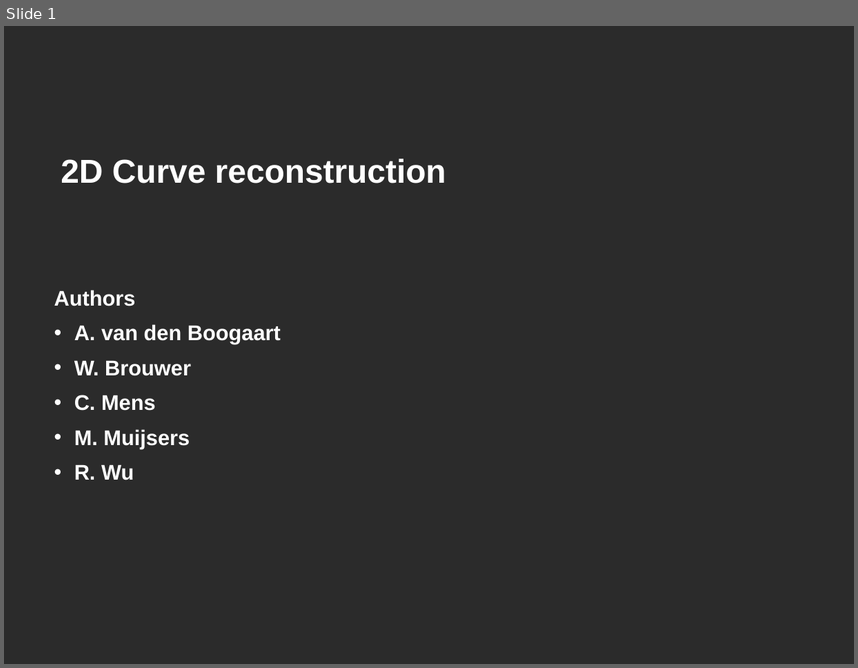
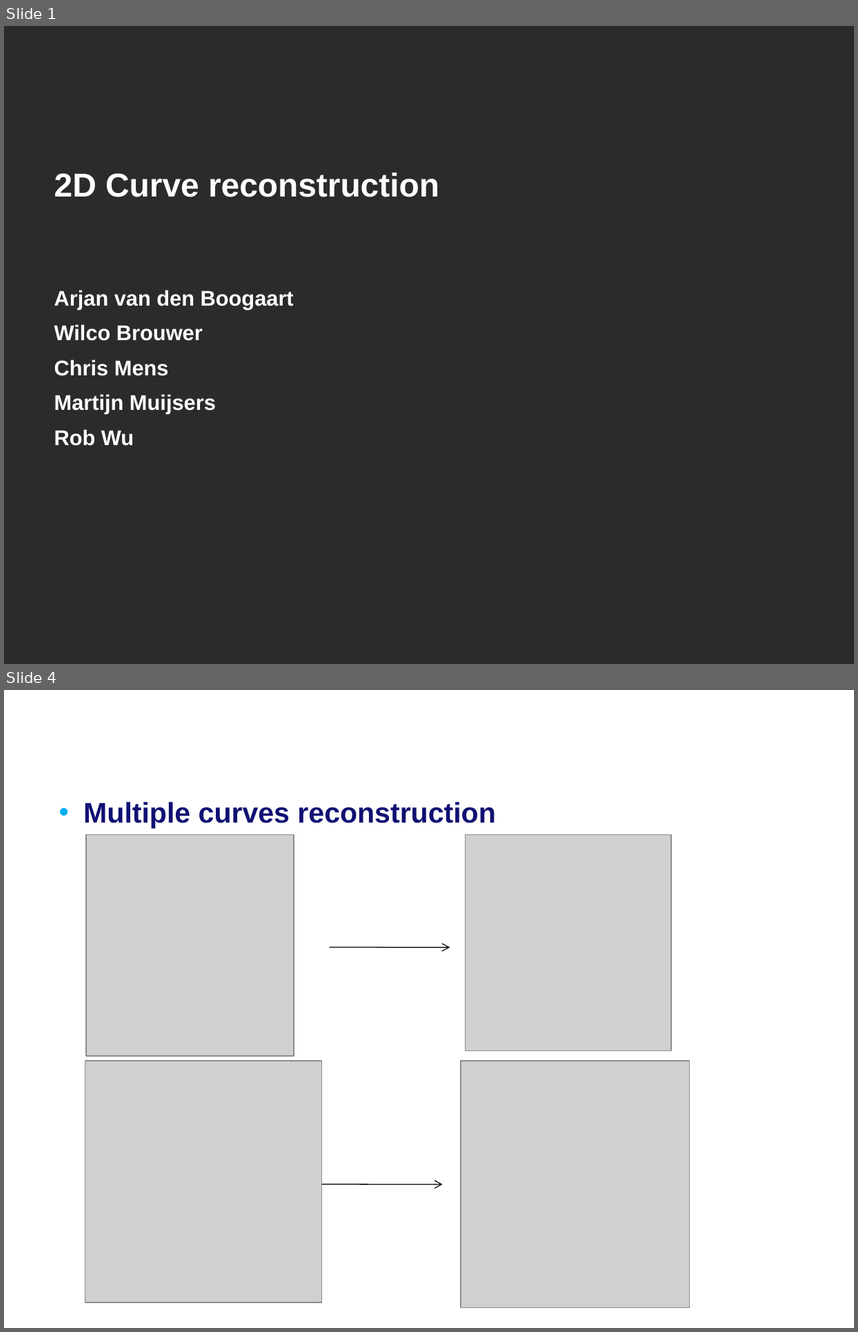
Before and after one commit to MartijnMuijsers/Algorithms, a slide deck: report/Final Presentation.ppt. Shown one above the other, each under a label of ours: slide 1 before the commit, slides 1 and 4 after it; the slides between them are not shown. The pictures are 858x668 and 858x1332 pixels, drawn with LibreOffice and Linux fonts; fonts in the diff are those of the drawing; grey boxes stand for pictures; background and template pictures are left out; a plain dark background stands for a picture behind light text. Boxes give left, top, right and bottom in pixels: in the first picture for what was removed or moved away, otherwise in the second. Text is boxed around its words. In the diff, an @@ line names an element or a change of style, - is before the commit and + after.

```diff
--- a/report/Final Presentation.ppt
+++ b/report/Final Presentation.ppt
@@ slide 4 added at [4,690,854,1328], background #FFFFFF @@
@@ text added at [67,690,814,771], 28 pt, text #FFFFFF, bold @@
+Problem Description
@@ text added at [83,802,495,829], 24 pt, text #101073, bold @@
+• Multiple curves reconstruction
@@ picture added at [87,834,294,1056] @@
@@ picture added at [466,834,671,1050] @@
@@ arrow added from (330, 947) to (450, 947), #000000 0.74 pt @@
@@ picture added at [85,1061,322,1302] @@
@@ picture added at [461,1061,689,1307] @@
@@ arrow added from (322, 1184) to (443, 1184), #000000 0.74 pt @@
@@ slide 1 changed as well @@
@@ text "2D Curve reconstruction": place and size @@
-text "2D Curve reconstruction" at [61,158,446,183]
+text "2D Curve reconstruction" at [54,172,439,197]
@@ text at [54,290,294,446]: text changed @@
-Authors
-• A. van den Boogaart
-• W. Brouwer
-• C. Mens
-• M. Muijsers
-• R. Wu
+Arjan van den Boogaart
+Wilco Brouwer
+Chris Mens
+Martijn Muijsers
+Rob Wu
```
Also in this commit, not shown: 1 other slide changed, 5 other slides added, 17 slides removed.
